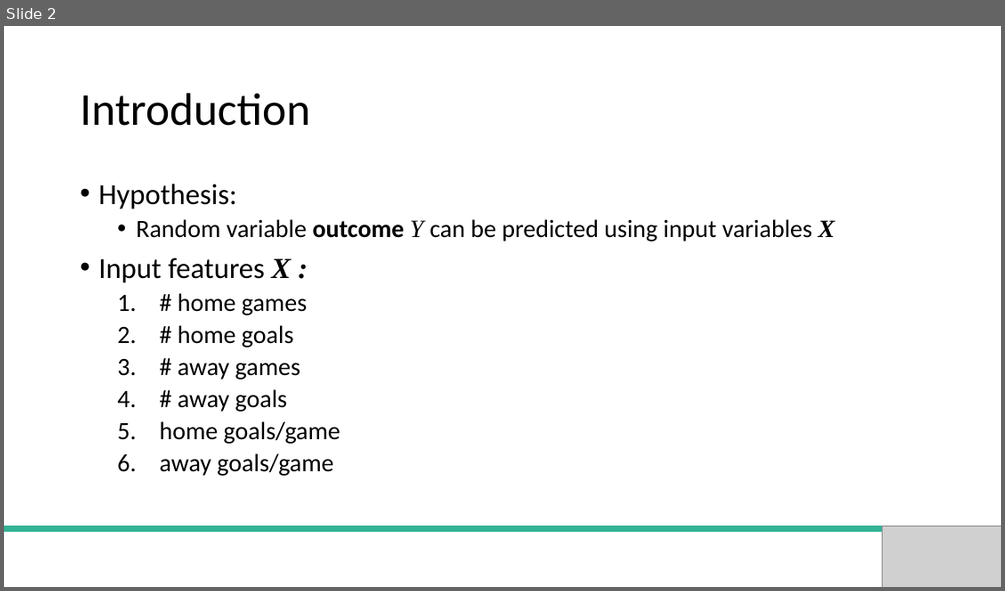
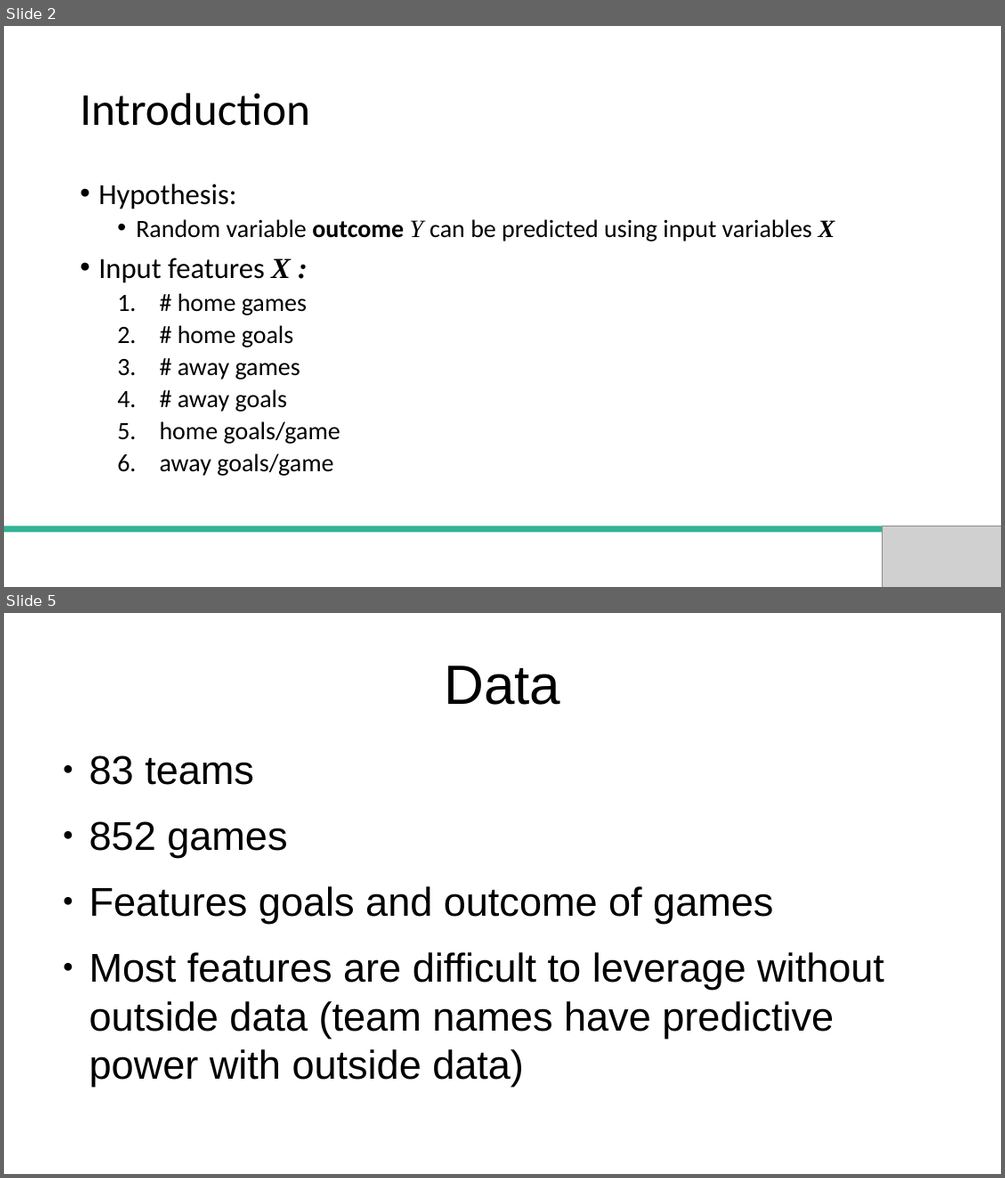
Before and after one commit to crocodoyle/QLS_Projects, a slide deck: Presentation.pptx. Shown one above the other, each under a label of ours: slide 2 before the commit, slides 2 and 5 after it; the slides between them are not shown. The pictures are 1005x591 and 1005x1178 pixels, drawn with LibreOffice and Linux fonts; fonts in the diff are those of the drawing; grey boxes stand for pictures. Boxes give left, top, right and bottom in pixels: in the first picture for what was removed or moved away, otherwise in the second. Text is boxed around its words. In the diff, an @@ line names an element or a change of style, - is before the commit and + after.

Commit message:
PPT update.

```diff
--- a/Presentation.pptx
+++ b/Presentation.pptx
@@ slide 5 added at (4, 613, 1001, 1174), background #FFFFFF @@
@@ text added at (444, 666, 560, 705), 53.2 pt, text #000000 @@
+Data
@@ text added at (89, 755, 884, 1086), 38.7 pt, text #000000 @@
+● 83 teams
+● 852 games
+● Features goals and outcome of games
+● Most features are difficult to leverage without outside data (team names have predictive power with outside data)
```
Also in this commit, not shown: 3 other slides changed, 4 other slides added.
